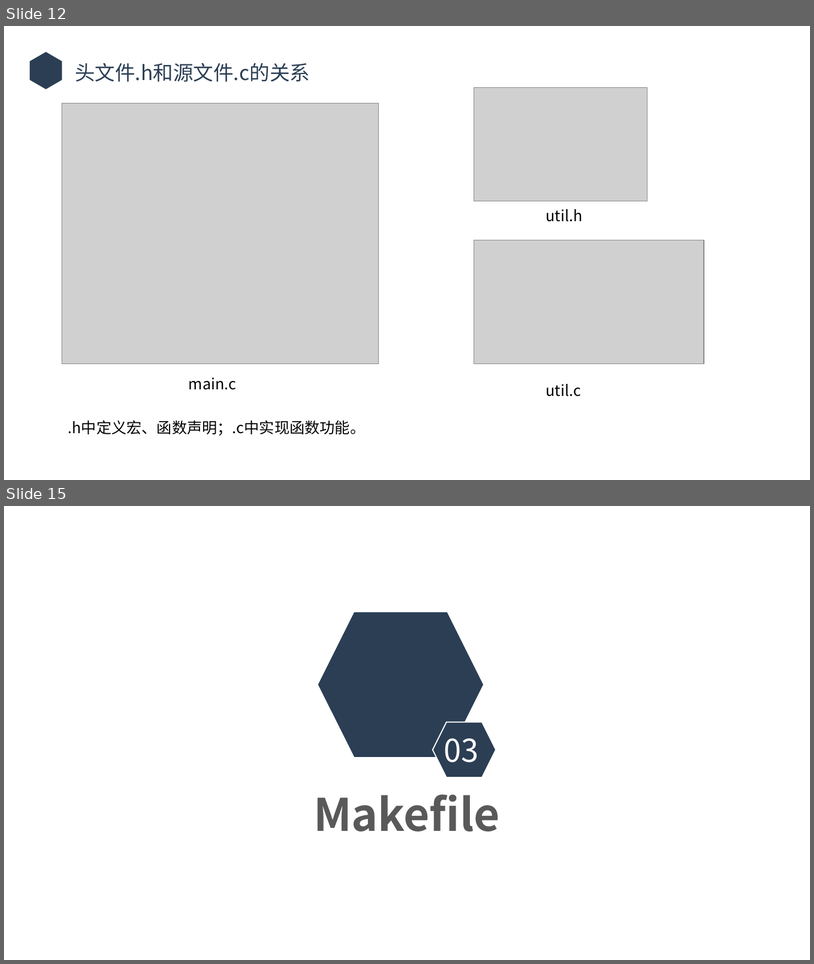
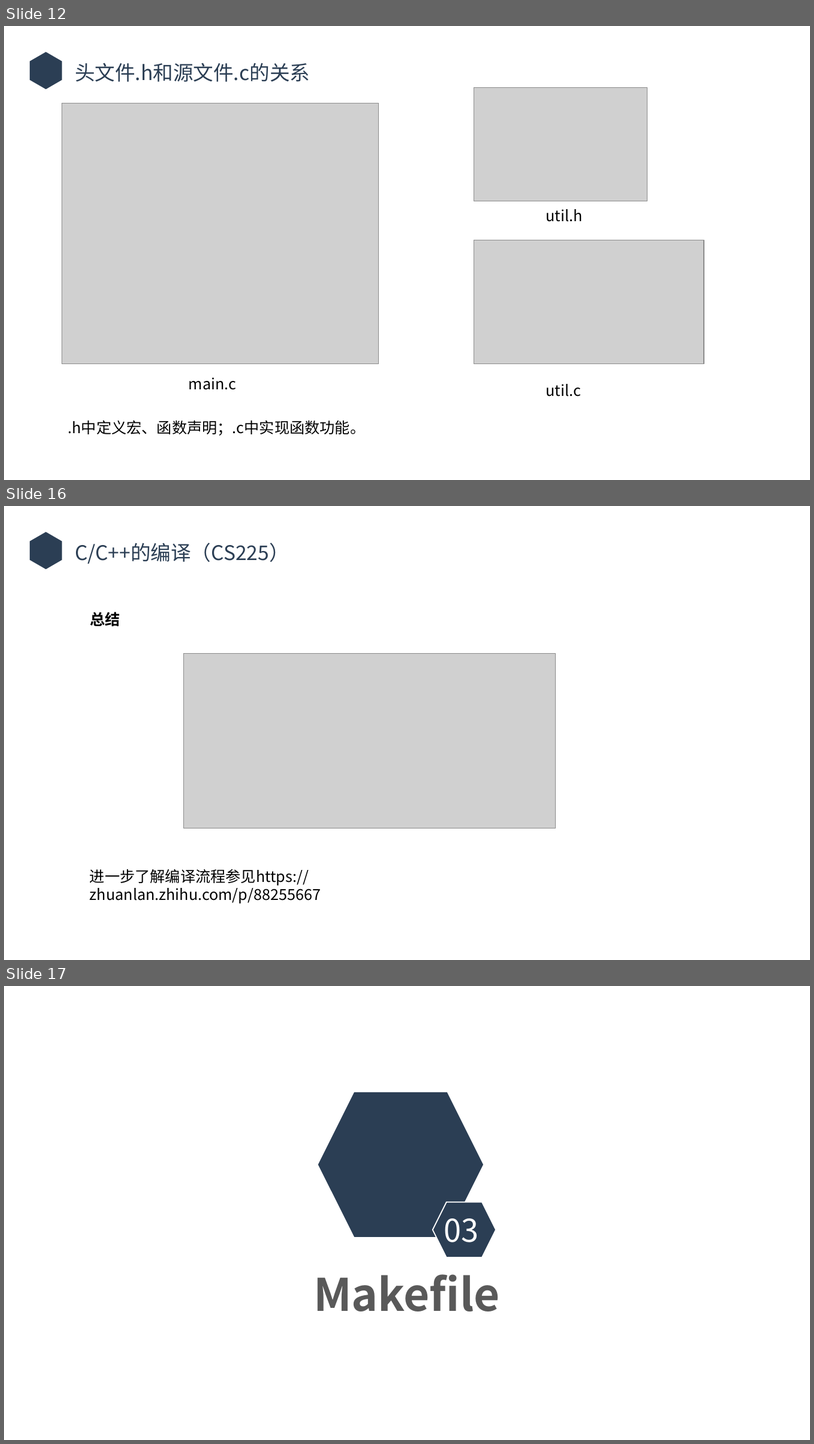
Before and after one commit to Raventhatfly/Raventhatfly.github.io, a slide deck: files/meta-teaching/Lecture2.pptx. Shown one above the other, each under a label of ours: slides 12 and 15 before the commit, slides 12, 16 and 17 after it; the slides between them are not shown. The pictures are 814x964 and 814x1444 pixels, drawn with LibreOffice and Linux fonts; fonts in the diff are those of the drawing; grey boxes stand for pictures; background and template pictures are left out. Boxes give left, top, right and bottom in pixels: in the first picture for what was removed or moved away, otherwise in the second. Text is boxed around its words. In the diff, an @@ line names an element or a change of style, - is before the commit and + after.

```diff
--- a/files/meta-teaching/Lecture2.pptx
+++ b/files/meta-teaching/Lecture2.pptx
@@ slide 16 added at [4,506,810,960], background picture (left out) @@
@@ freeform shape added at [30,532,62,570], fill #2B3E54 @@
@@ text added at [75,543,290,564], 24 pt, text #2B3E54 @@
+C/C++的编译（CS225）
@@ text added at [90,612,120,627], 18 pt, text #000000, bold @@
+总结
@@ picture added at [183,654,556,828] @@
@@ text added at [90,868,321,903], 18 pt, text #000000 @@
+进一步了解编译流程参见https://zhuanlan.zhihu.com/p/88255667
@@ what was slide 15 is now slide 17 @@
```
Also in this commit, not shown: 4 slides changed, 1 other slide added, 23 other files.
